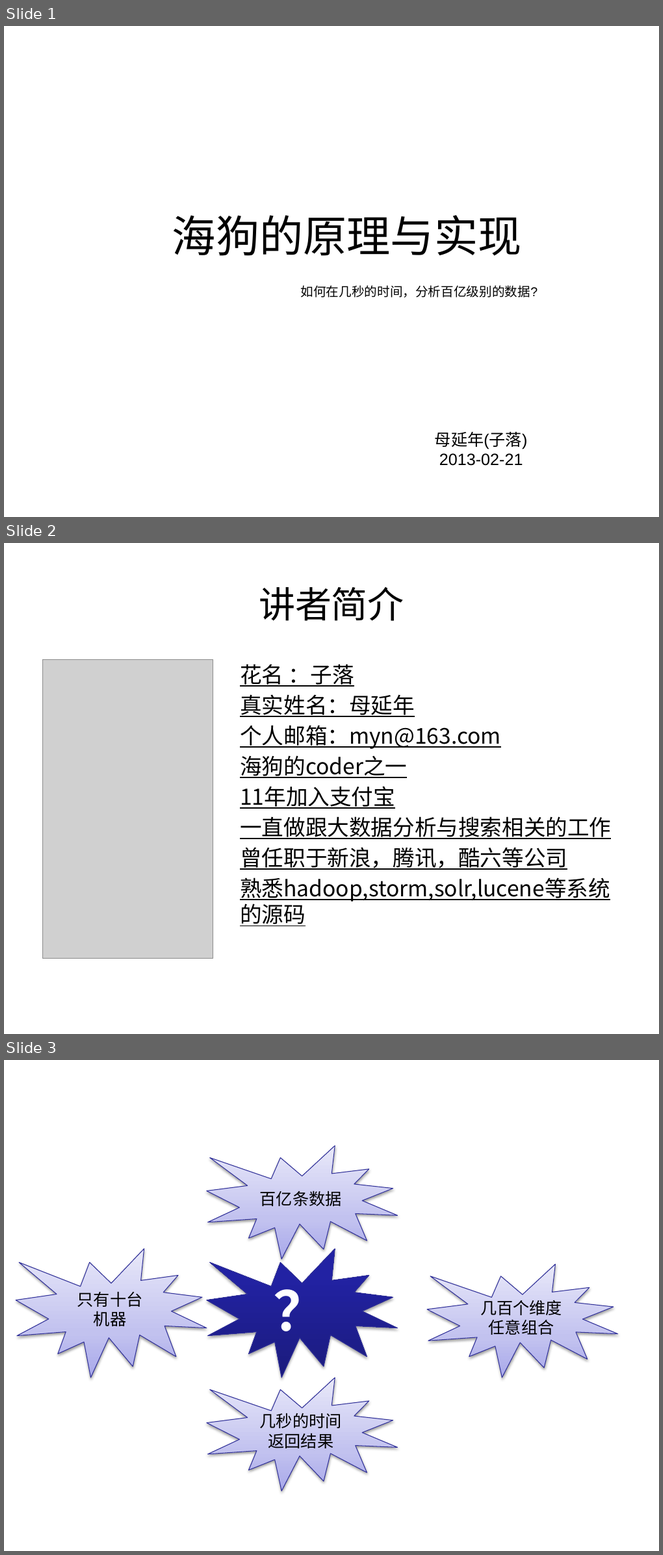
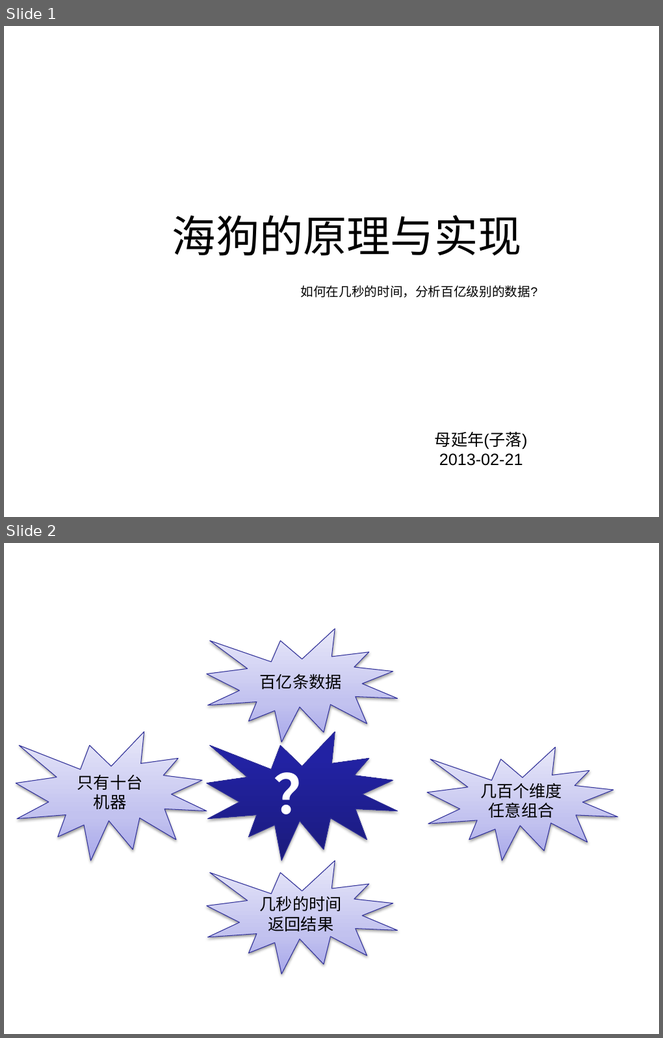
Before and after one commit to muyannian/higo, a slide deck: doc/higo_forcoder.pptx. Shown one above the other, each under a label of ours: slides 1, 2 and 3 before the commit, slides 1 and 2 after it. The pictures are 663x1555 and 663x1038 pixels, drawn with LibreOffice and Linux fonts; fonts in the diff are those of the drawing; grey boxes stand for pictures; background and template pictures are left out. Boxes give left, top, right and bottom in pixels: in the first picture for what was removed or moved away, otherwise in the second. Text is boxed around its words. In the diff, an @@ line names an element or a change of style, - is before the commit and + after.

Commit message:
海狗性能测试

```diff
--- a/doc/higo_forcoder.pptx
+++ b/doc/higo_forcoder.pptx
@@ slide 2 removed at (4,543,659,1034), background picture (left out) @@
@@ title removed at (259,587,404,621) @@
-讲者简介
@@ picture removed at (42,659,213,959) @@
@@ text removed at (240,664,611,902) @@
-花名 ：子落
-真实姓名：母延年
-个人邮箱：myn@163.com
-海狗的coder之一
-11年加入支付宝
-一直做跟大数据分析与搜索相关的工作
-曾任职于新浪，腾讯，酷六等公司
-熟悉hadoop,storm,solr,lucene等系统的源码
@@ what was slide 3 is now slide 2 @@
```
Also in this commit, not shown: 1 slide changed, 1 other file.
